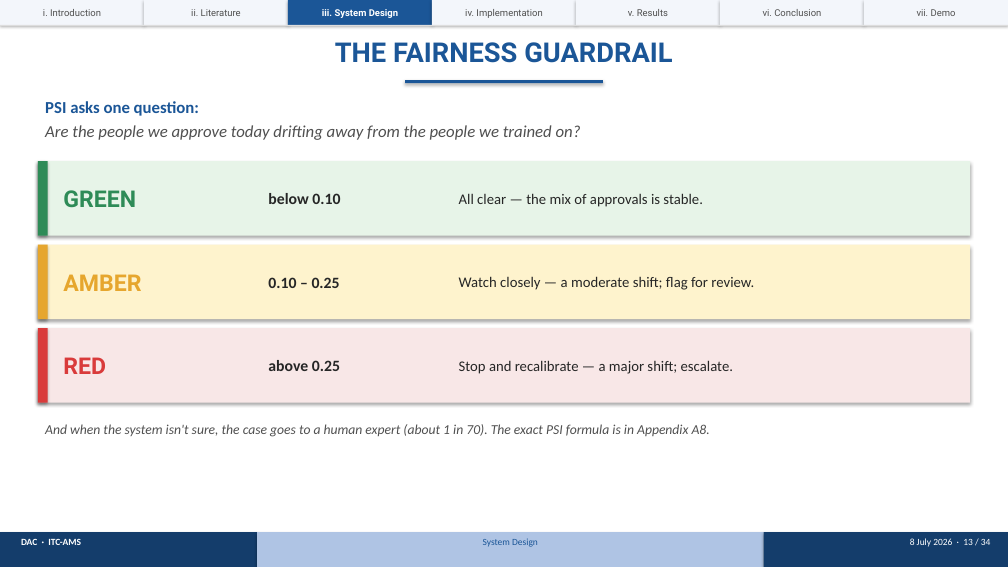
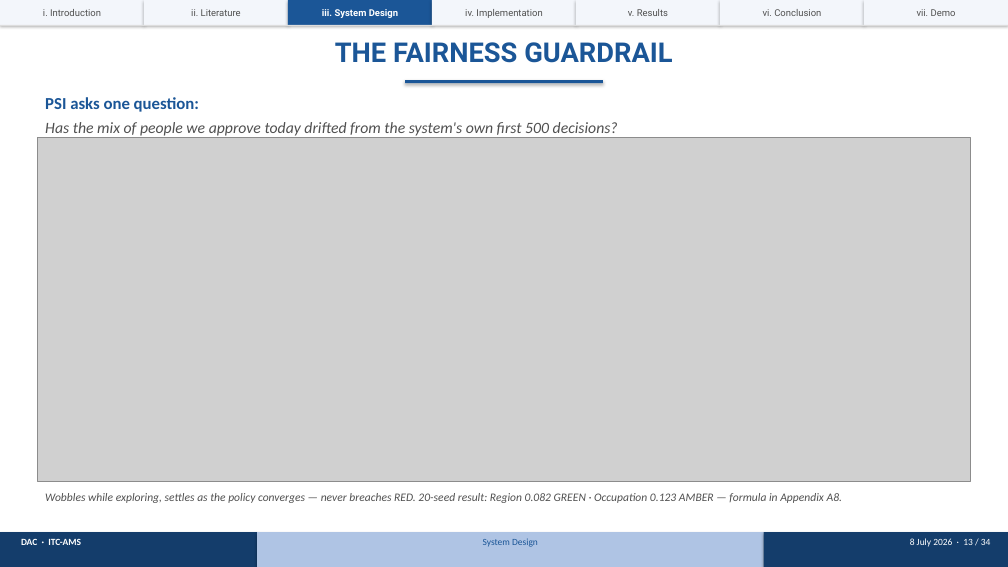
Before and after one commit to PolyTheML/DAC-UW-Thesis, a slide deck: slide 13 of thesis/health_rl/Poly_defense_presentation_v3.pptx. Drawn at 1008x567 pixels with LibreOffice and Linux fonts; fonts in the diff are those of the drawing; grey boxes stand for pictures. Boxes give left, top, right and bottom in pixels: in the first picture for what was removed or moved away, otherwise in the second. Text is boxed around its words. In the diff, an @@ line names an element or a change of style, - is before the commit and + after.

```diff
--- a/thesis/health_rl/Poly_defense_presentation_v3.pptx
+++ b/thesis/health_rl/Poly_defense_presentation_v3.pptx
@@ picture added at box(38, 138, 970, 482) @@
@@ text at box(45, 122, 618, 136): text changed; size 16 to 15 pt @@
-Are the people we approve today drifting away from the people we trained on?
+Has the mix of people we approve today drifted from the system's own first 500 decisions?
@@ rectangle removed at box(38, 161, 970, 235) @@
@@ rectangle removed at box(38, 161, 48, 235) @@
@@ text removed at box(63, 190, 136, 207) @@
-GREEN
@@ text removed at box(268, 193, 340, 204) @@
-below 0.10
@@ text removed at box(459, 193, 703, 207) @@
-All clear — the mix of approvals is stable.
@@ rectangle removed at box(38, 245, 970, 319) @@
@@ rectangle removed at box(38, 245, 48, 319) @@
@@ text removed at box(63, 274, 141, 291) @@
-AMBER
@@ text removed at box(268, 277, 340, 288) @@
-0.10 – 0.25
@@ text removed at box(459, 276, 754, 290) @@
-Watch closely — a moderate shift; flag for review.
@@ rectangle removed at box(38, 328, 970, 402) @@
@@ rectangle removed at box(38, 328, 48, 402) @@
@@ text removed at box(63, 357, 106, 374) @@
-RED
@@ text removed at box(268, 360, 340, 371) @@
-above 0.25
@@ text removed at box(459, 360, 733, 374) @@
-Stop and recalibrate — a major shift; escalate.
@@ text removed at box(45, 424, 710, 437) @@
-And when the system isn't sure, the case goes to a human expert (about 1 in 70). The exact PSI formula is in Appendix A8.
@@ text added at box(45, 493, 842, 503), 11 pt, text #505050, italic @@
+Wobbles while exploring, settles as the policy converges — never breaches RED. 20-seed result: Region 0.082 GREEN · Occupation 0.123 AMBER — formula in Appendix A8.
```
Also in this commit, not shown: 3 other slides changed, 9 other files.
